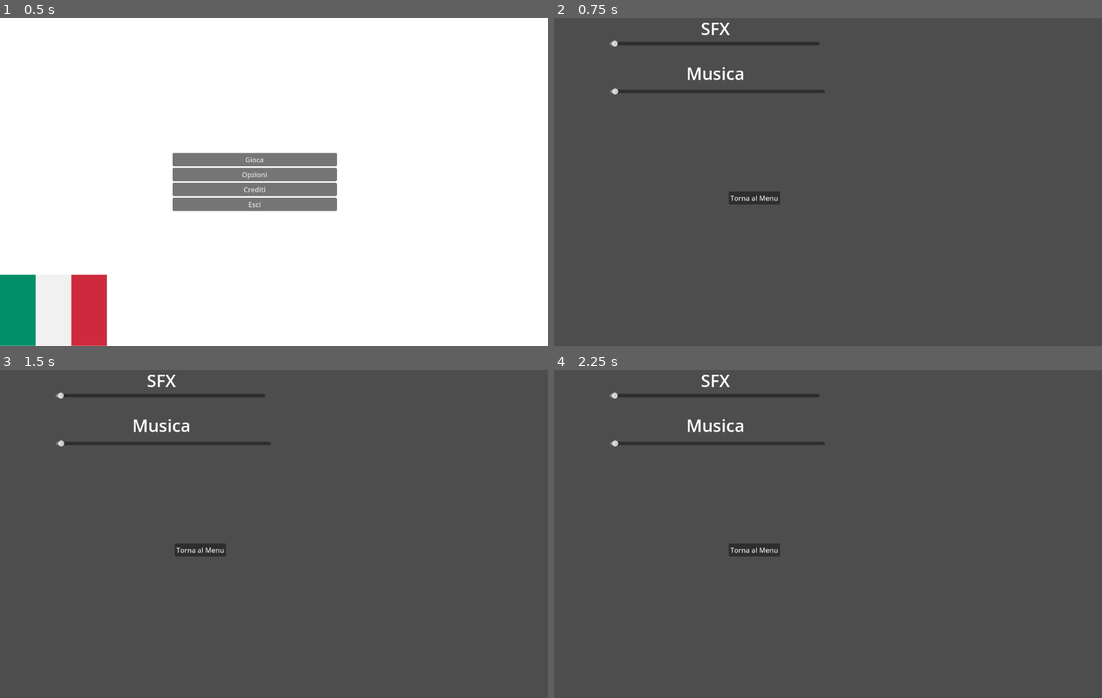
Above: before the commit, frames 1-4 (two rows, left to right).
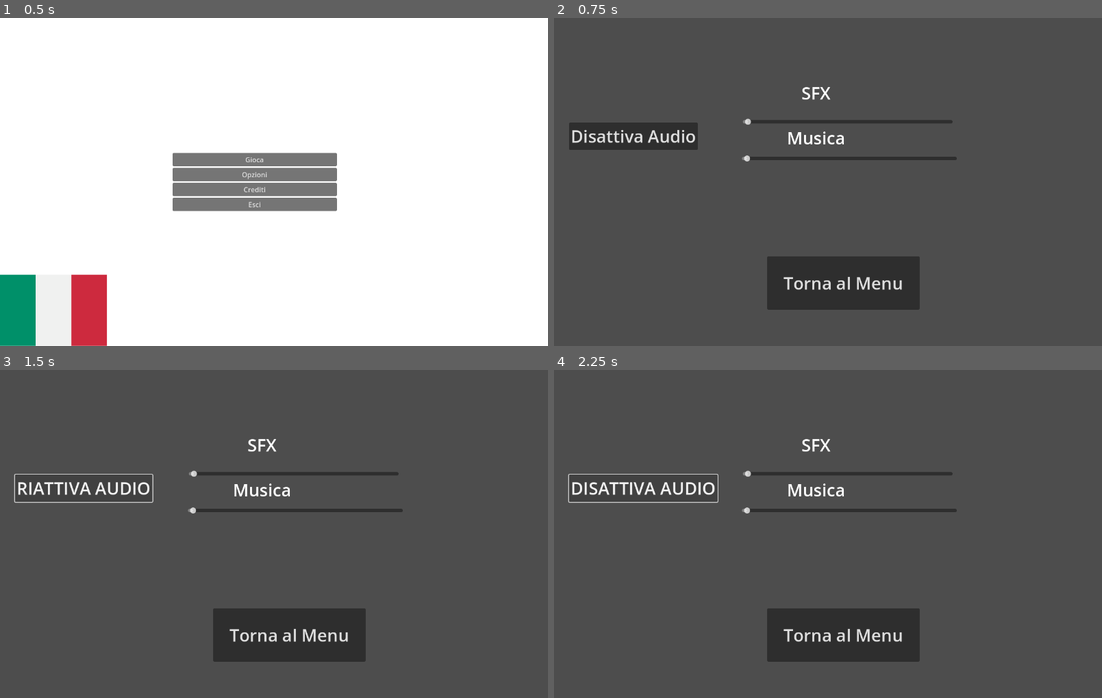
Above: after the commit, the same moments.

Repository: Gabbosenpai/Project-Hydra
Game: Godot game, scene res://Scene/menu.tscn
The game is run twice, just before and just after one commit, with the same random seed, the same clock (stepped at 60 frames per second) and the same inputs.
Inputs (mouse positions are in pixels of both pictures, inside the frame that each line leads up to):
- Up to frame 1 (0.5 s): no input
- Up to frame 2 (0.75 s): click "Opzioni" at 0.5 s
- Up to frame 3 (1.5 s): click (76, 488) at 1.25 s, where only the run after the commit has a clickable "Disattiva Audio"
- Up to frame 4 (2.25 s): click (636, 488) at 2 s, where only the run after the commit has a clickable "RIATTIVA AUDIO"

Frame 1 is identical in both runs. In frame 2, 8.8% of the frame differs, in the area x 2-74%, y 1-89%; in frame 3, 7.5%; in frame 4, 7.5%.

Commit message:
Aggiunto toggle mute audio in Opzioni

Diff:
--- a/Scene/Opzioni.tscn
+++ b/Scene/Opzioni.tscn
@@ -5,10 +5,10 @@
 [node name="Opzioni" type="Control"]
 layout_mode = 3
 anchors_preset = 0
-offset_left = 116.0
-offset_top = 23.0
-offset_right = 726.0
-offset_bottom = 275.0
+offset_left = 351.0
+offset_top = 174.0
+offset_right = 961.0
+offset_bottom = 426.0
 script = ExtResource("1_m5ied")
 
 [node name="SFX" type="Label" parent="."]
@@ -31,22 +31,34 @@
 
 [node name="MusicSlider" type="HSlider" parent="."]
 layout_mode = 0
-offset_left = 15.0
-offset_top = 141.0
-offset_right = 517.0
-offset_bottom = 157.0
+offset_left = 88.0
+offset_top = 147.0
+offset_right = 590.0
+offset_bottom = 163.0
 
 [node name="SfxSlider" type="HSlider" parent="."]
 layout_mode = 0
-offset_left = 14.0
-offset_top = 29.0
-offset_right = 504.0
-offset_bottom = 45.0
+offset_left = 90.0
+offset_top = 61.0
+offset_right = 580.0
+offset_bottom = 77.0
 
 [node name="BackToMenuButton" type="Button" parent="."]
 layout_mode = 0
-offset_left = 292.0
-offset_top = 383.0
-offset_right = 412.0
-offset_bottom = 414.0
+offset_left = 147.0
+offset_top = 384.0
+offset_right = 503.0
+offset_bottom = 509.0
+theme_override_font_sizes/font_size = 40
 text = "Torna al Menu"
+
+[node name="MuteButton" type="Button" parent="."]
+layout_mode = 0
+offset_left = -316.0
+offset_top = 71.0
+offset_right = -15.0
+offset_bottom = 135.0
+theme_override_font_sizes/font_size = 40
+text = "Disattiva Audio"
+
+[connection signal="pressed" from="MuteButton" to="." method="_on_mute_button_pressed"]
--- a/Script/AudioManager.gd
+++ b/Script/AudioManager.gd
@@ -1,8 +1,14 @@
 extends Node
 
+# Volume attuale
 var music_volume: float = 0.01
 var sfx_volume: float = 0.01
 
+# Per gestire mute musica
+var previous_music_volume: float = 0.01
+var is_music_muted: bool = false
+
+# Audio Players
 var music_player: AudioStreamPlayer = null
 var sfx_player: AudioStreamPlayer = null
 
@@ -14,7 +20,7 @@
 	add_child(music_player)
 
 	# Carica e suona la musica di sottofondo
-	var music_stream = preload("res://OST/Quincas Moreira - Robot City ♫ NO COPYRIGHT 8-bit Music (MENU AUDIO).mp3") # <-- cambia con il tuo file
+	var music_stream = preload("res://OST/Quincas Moreira - Robot City ♫ NO COPYRIGHT 8-bit Music (MENU AUDIO).mp3")
 	music_player.stream = music_stream
 	music_player.volume_db = linear_to_db(music_volume)
 	music_player.play()
@@ -26,17 +32,32 @@
 	add_child(sfx_player)
 	sfx_player.volume_db = linear_to_db(sfx_volume)
 
+# Cambia il volume della musica
 func set_music_volume(vol: float) -> void:
 	music_volume = clamp(vol, 0.0, 1.0)
 	if music_player:
 		music_player.volume_db = linear_to_db(music_volume)
 
+# Cambia il volume degli effetti
 func set_sfx_volume(vol: float) -> void:
 	sfx_volume = clamp(vol, 0.0, 1.0)
 	if sfx_player:
 		sfx_player.volume_db = linear_to_db(sfx_volume)
 
+# Suona un effetto sonoro
 func play_sfx(sfx_stream: AudioStream) -> void:
 	if sfx_player:
 		sfx_player.stream = sfx_stream
 		sfx_player.play()
+
+# Mute/unmute musica
+func toggle_music_mute() -> void:
+	if is_music_muted:
+		# Riattiva il volume precedente
+		set_music_volume(previous_music_volume)
+		is_music_muted = false
+	else:
+		# Salva il volume corrente e azzera
+		previous_music_volume = music_volume
+		set_music_volume(0.0)
+		is_music_muted = true
--- a/Script/opzioni.gd
+++ b/Script/opzioni.gd
@@ -20,3 +20,11 @@
 
 func _on_back_pressed():
 	get_tree().change_scene_to_file("res://Scene/menu.tscn")
+
+
+func _on_mute_button_pressed() -> void:
+	AudioManager.toggle_music_mute()
+	if AudioManager.is_music_muted:
+		$MuteButton.text = "RIATTIVA AUDIO"
+	else:
+		$MuteButton.text = "DISATTIVA AUDIO"
